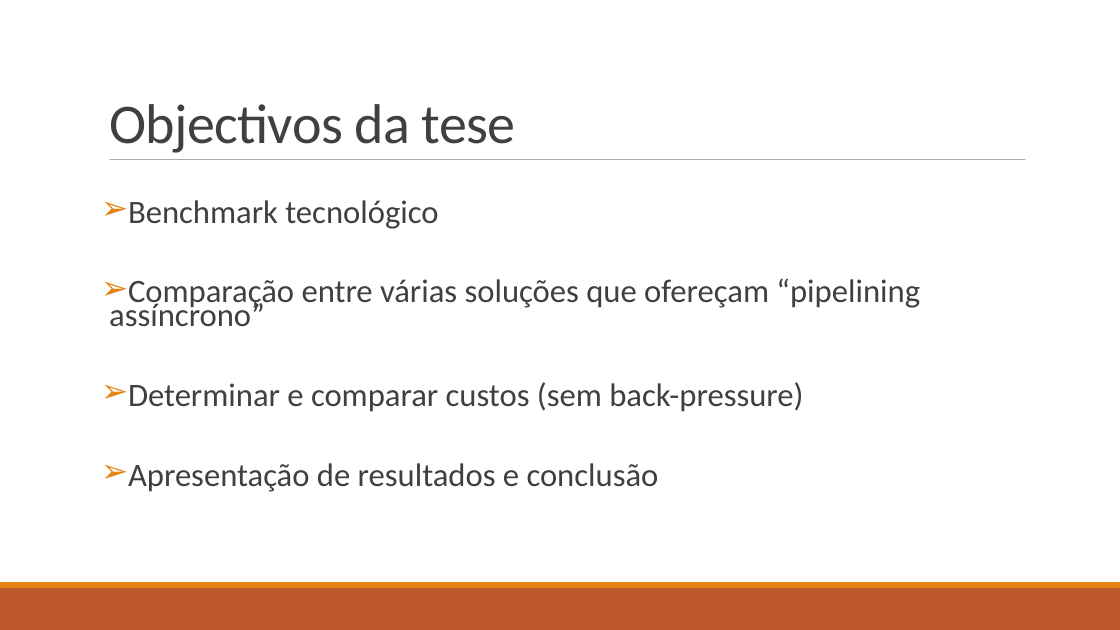
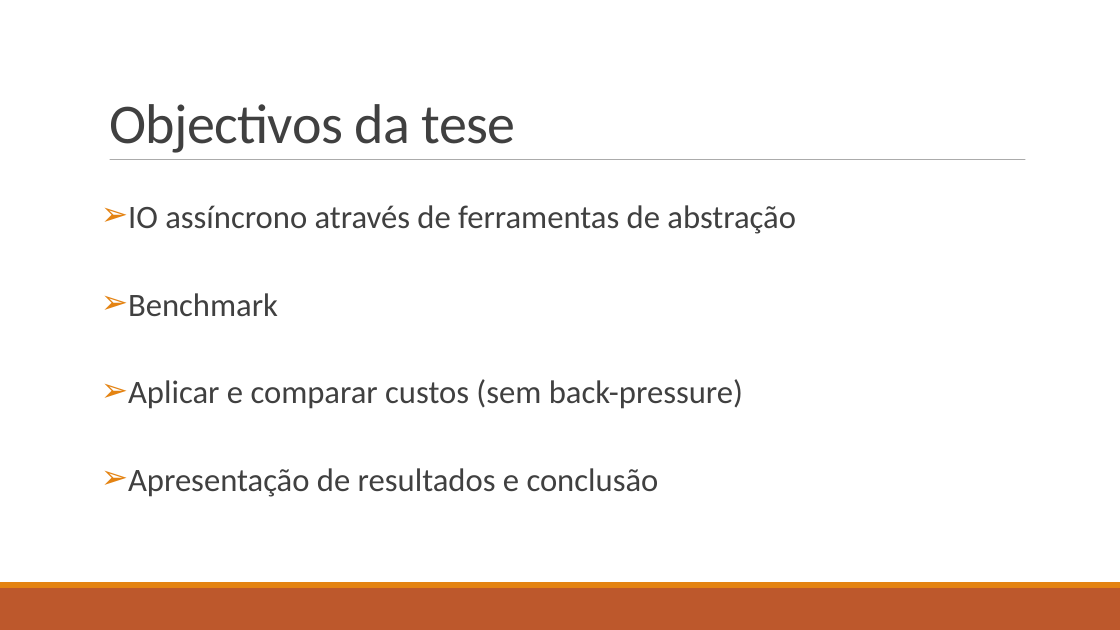
Before and after one commit to isel-sw-projects/2021-asyncio-pipelines, a slide deck: slide 5 of From asynchronous IO to reactive stream pipelines.ppt.odp. Drawn at 1120x630 pixels with LibreOffice and Linux fonts; fonts in the diff are those of the drawing. Boxes give left, top, right and bottom in pixels: in the first picture for what was removed or moved away, otherwise in the second. Text is boxed around its words. In the diff, an @@ line names an element or a change of style, - is before the commit and + after.

```diff
--- a/From asynchronous IO to reactive stream pipelines.ppt.odp
+++ b/From asynchronous IO to reactive stream pipelines.ppt.odp
@@ text at [128,205,796,409]: text changed @@
-➢ Benchmark tecnológico
-➢ Comparação entre várias soluções que ofereçam “pipelining assíncrono”
-➢ Determinar e comparar custos (sem back-pressure)
+➢ IO assíncrono através de ferramentas de abstração
+➢ Benchmark
+➢ Aplicar e comparar custos (sem back-pressure)
@@ text at [128,468,659,497]: line spacing 0.6 to 0.7 @@
```
Also in this commit, not shown: 3 other slides changed, 1 slide added, 1 slide removed, 1 other file.
